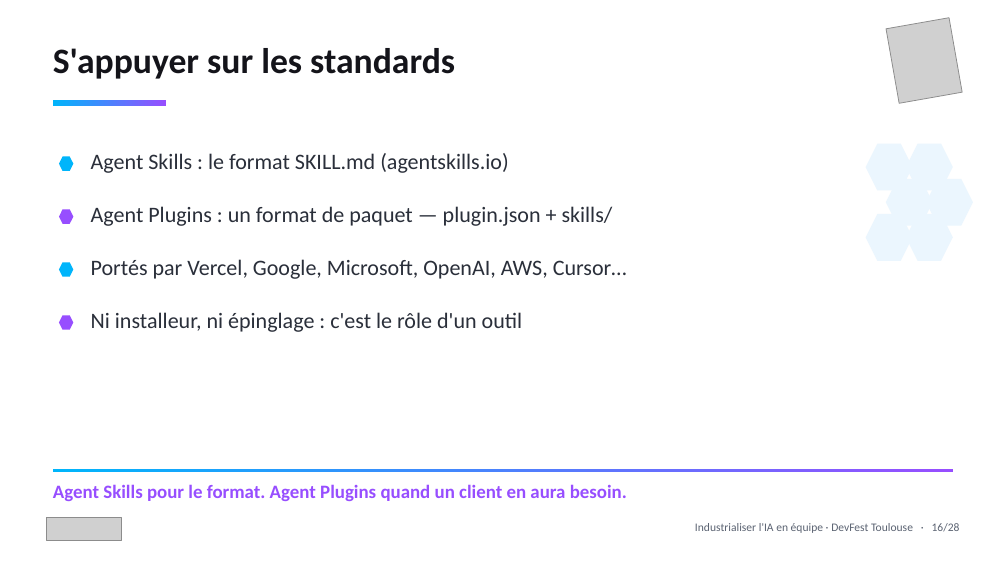
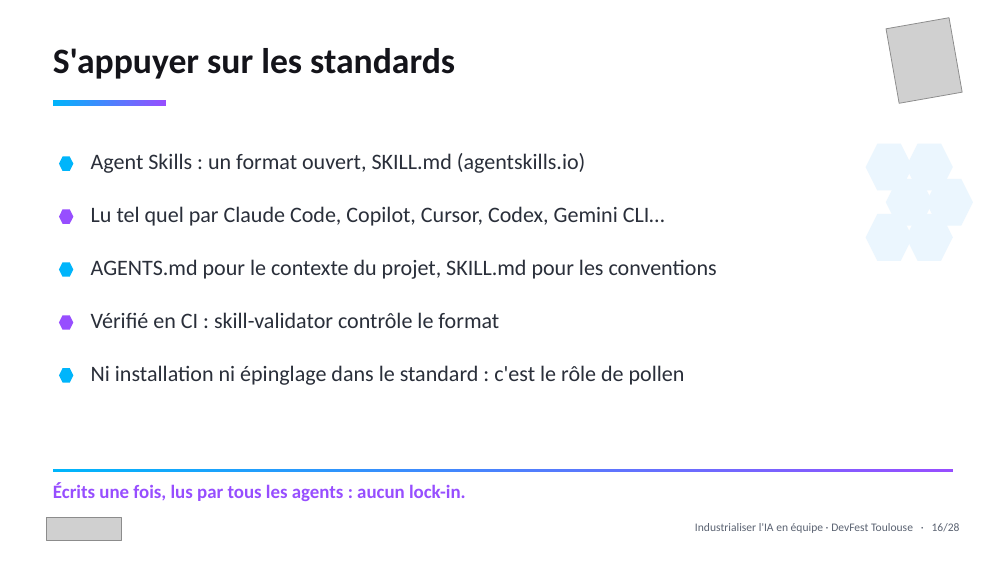
Before and after one commit to tosun-si/claude-skills-team-industrialisation, a slide deck: slide 17 of talks/slides/talk_devfest_skills.pptx. Drawn at 1008x567 pixels with LibreOffice and Linux fonts; fonts in the diff are those of the drawing; grey boxes stand for pictures. Boxes give left, top, right and bottom in pixels: in the first picture for what was removed or moved away, otherwise in the second. Text is boxed around its words. In the diff, an @@ line names an element or a change of style, - is before the commit and + after.

```diff
--- a/talks/slides/talk_devfest_skills.pptx
+++ b/talks/slides/talk_devfest_skills.pptx
@@ text at [91,153,585,173]: text changed @@
-Agent Skills : le format SKILL.md (agentskills.io)
+Agent Skills : un format ouvert, SKILL.md (agentskills.io)
@@ text at [91,206,665,226]: text changed @@
-Agent Plugins : un format de paquet — plugin.json + skills/
+Lu tel quel par Claude Code, Copilot, Cursor, Codex, Gemini CLI…
@@ text at [91,259,717,279]: text changed @@
-Portés par Vercel, Google, Microsoft, OpenAI, AWS, Cursor…
+AGENTS.md pour le contexte du projet, SKILL.md pour les conventions
@@ text at [91,312,499,328]: text changed @@
-Ni installeur, ni épinglage : c'est le rôle d'un outil
+Vérifié en CI : skill-validator contrôle le format
@@ hexagon added at [59,368,73,383], fill #00B5FB @@
@@ text added at [91,365,685,385], 21 pt, text #2A2F3A @@
+Ni installation ni épinglage dans le standard : c'est le rôle de pollen
@@ text at [53,483,466,501]: text changed @@
-Agent Skills pour le format. Agent Plugins quand un client en aura besoin.
+Écrits une fois, lus par tous les agents : aucun lock-in.
```
Also in this commit, not shown: 3 other slides changed, 2 other files.
